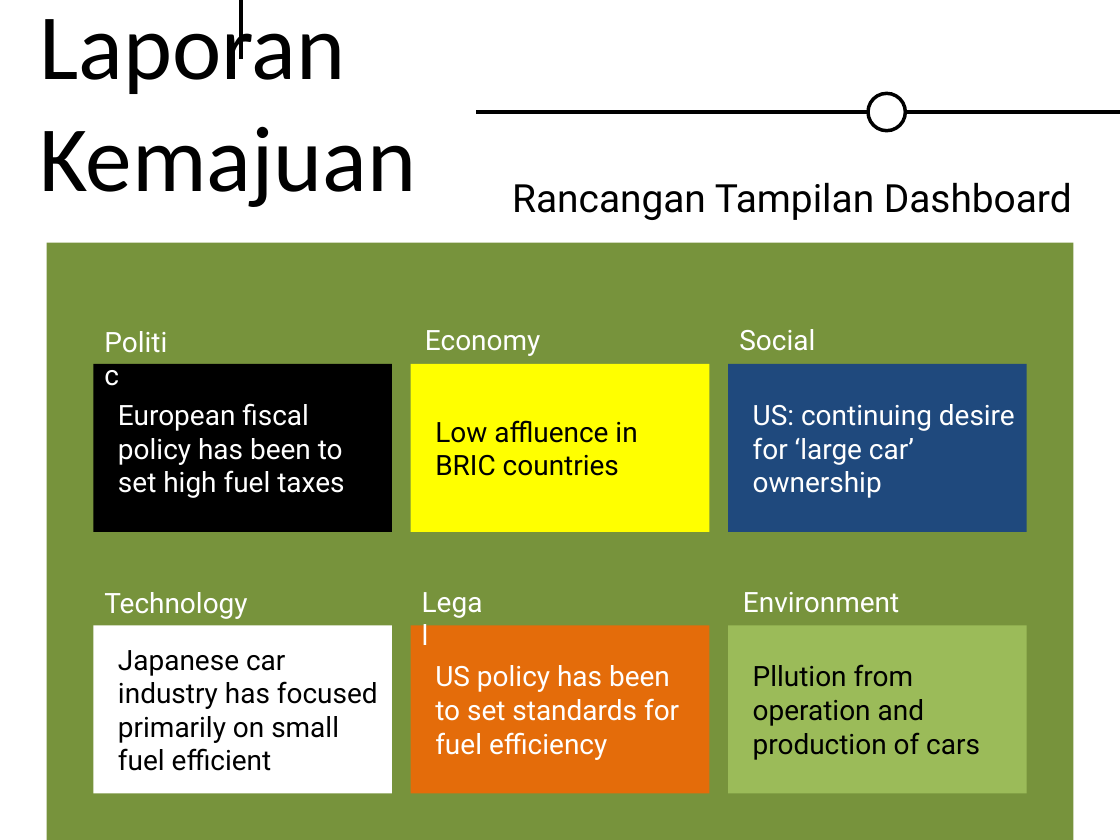
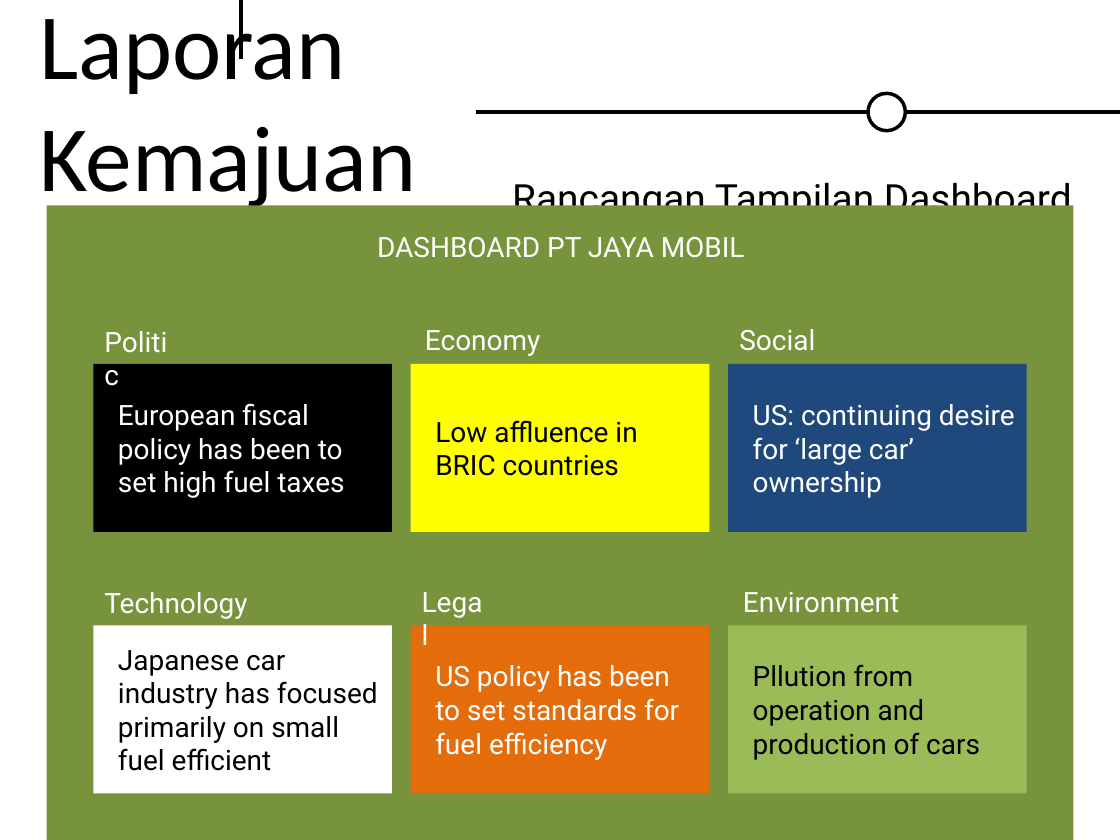
Before and after one commit to emfatoni/dashboard_pestle, a slide deck: slide 15 of dokumen/Slide seminar.pptx. Drawn at 1120x840 pixels with LibreOffice and Linux fonts; fonts in the diff are those of the drawing. Boxes give left, top, right and bottom in pixels: in the first picture for what was removed or moved away, otherwise in the second. Text is boxed around its words. In the diff, an @@ line names an element or a change of style, - is before the commit and + after.

```diff
--- a/dokumen/Slide seminar.pptx
+++ b/dokumen/Slide seminar.pptx
@@ rectangle: place and size @@
-rectangle at bbox=[47, 243, 1074, 840]
+rectangle at bbox=[47, 205, 1074, 840]
@@ text added at bbox=[377, 237, 745, 258], 18 pt, text #FFFFFF @@
+DASHBOARD PT JAYA MOBIL
```
Also in this commit, not shown: 4 other files.
